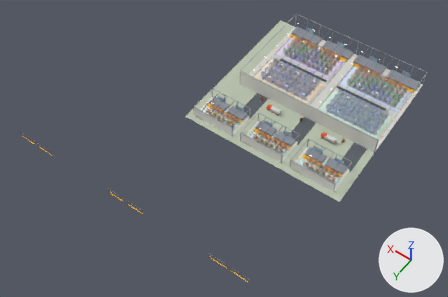
Two versions of the glTF model docs/app/out/dc_preview.glb, one commit apart.
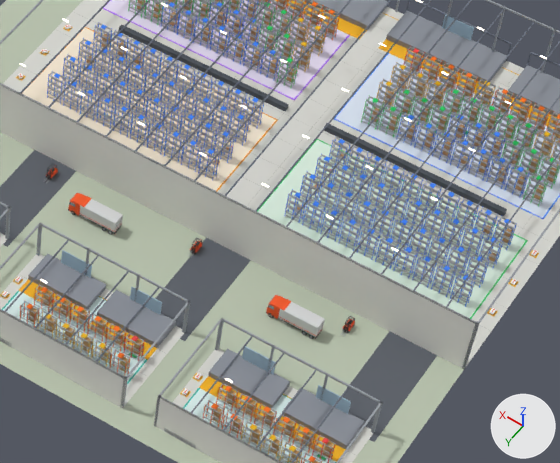
Old and new are each drawn whole from a 50 mm lens placed at (-59.9, 311.8, 300.3), pointed at (81.9, 113.4, -11.6) and again close up on the part from 55% to 89% of the width and 17% to 60% of the height. Every picture has the same lights, and +X, +Y and +Z are marked at lower right. The last two pictures show the newer version. Where no turn or scale is listed for an object, it has been applied to the vertices.

In view in the first close-up: 'DOCK_W-OU-02', 'FLOOR_W', 'FORKLIFT_01', 'FORKLIFT_02', 'FORKLIFT_03', 'GROUND_EXTERIOR', 'ROAD_01', 'ROAD_02', 'ROAD_03', 'TRUCK_01', 'TRUCK_02', 'WALL_F2_BACK', 'WALL_W_BACK', 'ZONE_W_A', 'ZONE_W_B', 'ZONE_W_C', 'ZONE_W_D' and 283 more.
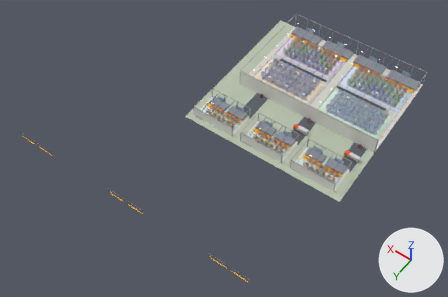
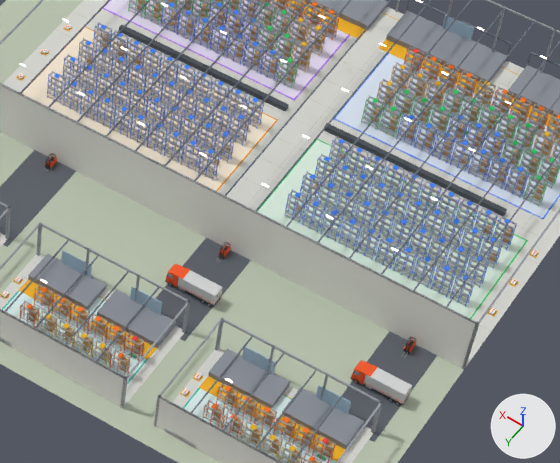
Commit message: fix(model): park the yard trucks on the road instead of open ground

What the commit changed:
Object 'FORKLIFT_01' (ob_forklift_01) moves from (20.0, 74.0, 0.05) to (9.5, 72.0, 0.05).
Object 'FORKLIFT_02' (ob_forklift_02) moves from (50.0, 74.0, 0.05) to (45.5, 72.0, 0.05).
Object 'FORKLIFT_03' (ob_forklift_03) moves from (80.0, 74.0, 0.05) to (81.5, 72.0, 0.05).
Object 'TRUCK_01' (ob_truck_01) moves from (28.0, 78.0, 0.05) to (9.5, 82.0, 0.05).
Object 'TRUCK_02' (ob_truck_02) moves from (68.0, 78.0, 0.05) to (45.5, 82.0, 0.05).

Boxes [x1, y1, x2, y2] around the edits, measured in the close-ups (560 x 463 px):
'TRUCK_01', moved
    before: [266, 295, 325, 339]
    after: [351, 360, 412, 406]
'TRUCK_02', moved
    before: [68, 193, 123, 235]
    after: [165, 264, 223, 307]
'FORKLIFT_01', moved
    before: [341, 316, 355, 337]
    after: [402, 337, 416, 358]
'FORKLIFT_02', moved
    before: [188, 238, 202, 257]
    after: [217, 242, 231, 262]
'FORKLIFT_03', moved
    before: [44, 163, 58, 183]
    after: [43, 153, 57, 173]
